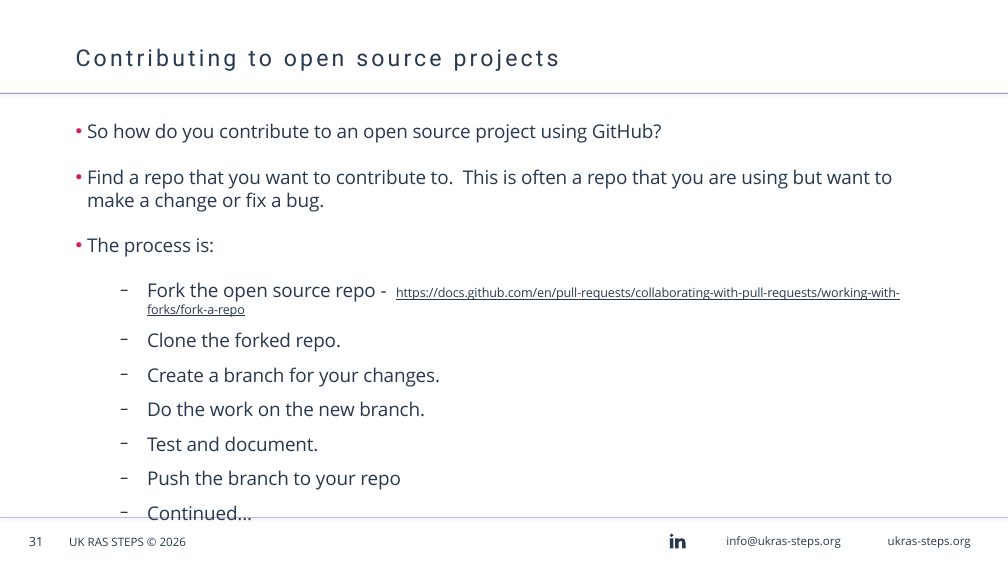
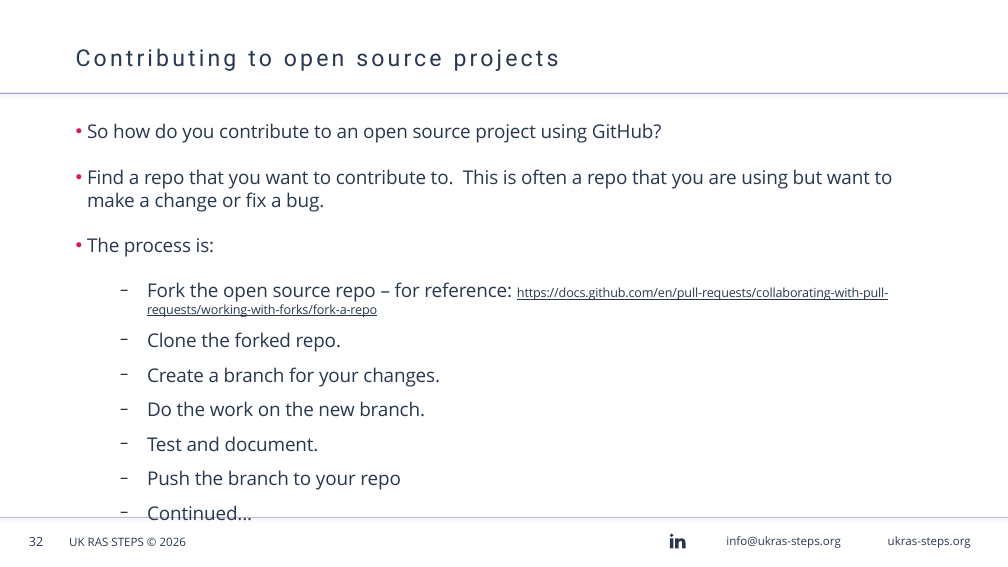
Before and after one commit to AndyBlightLeeds/git-github-workshop, a slide deck: slide 32 of presentation/Git & GitHub Workshop - Windows.odp (slide 31 before the commit). Drawn at 1008x567 pixels with LibreOffice and Linux fonts; fonts in the diff are those of the drawing; background and template pictures are left out. Boxes give left, top, right and bottom in pixels: in the first picture for what was removed or moved away, otherwise in the second. Text is boxed around its words. In the diff, an @@ line names an element or a change of style, - is before the commit and + after.

```diff
--- a/presentation/Git & GitHub Workshop - Windows.odp
+++ b/presentation/Git & GitHub Workshop - Windows.odp
@@ text at (147,282,888,317): text changed @@
-  − Fork the open source repo - https://docs.github.com/en/pull-requests/collaborating-with-pull-requests/working-with-forks/fork-a-repo
+  − Fork the open source repo – for reference: https://docs.github.com/en/pull-requests/collaborating-with-pull-requests/working-with-forks/fork-a-repo
@@ page number at (29,537,43,546): text changed @@
-31
+32
```
Also in this commit, not shown: 9 other slides changed, 2 slides added, 1 slide removed, 1 other file.
